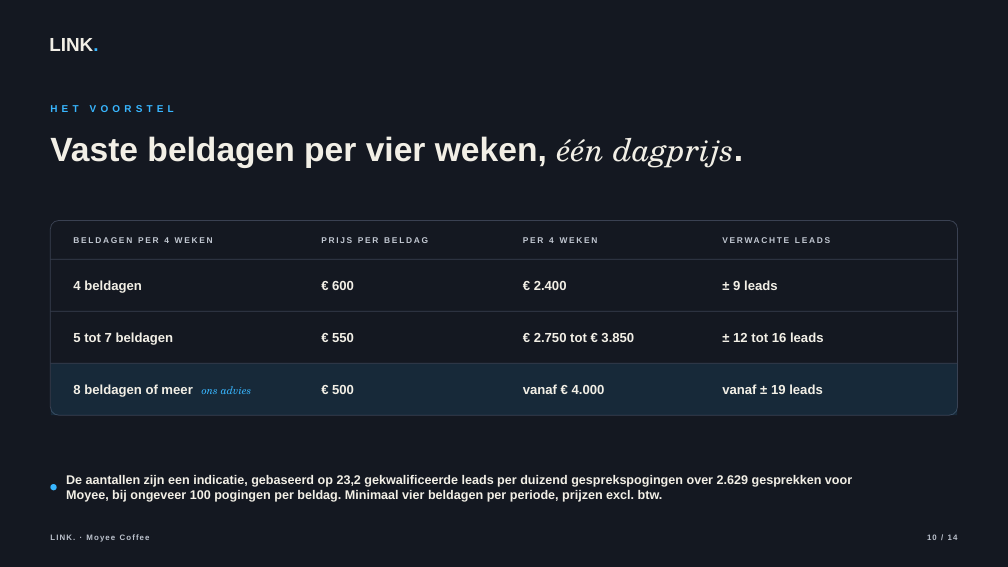
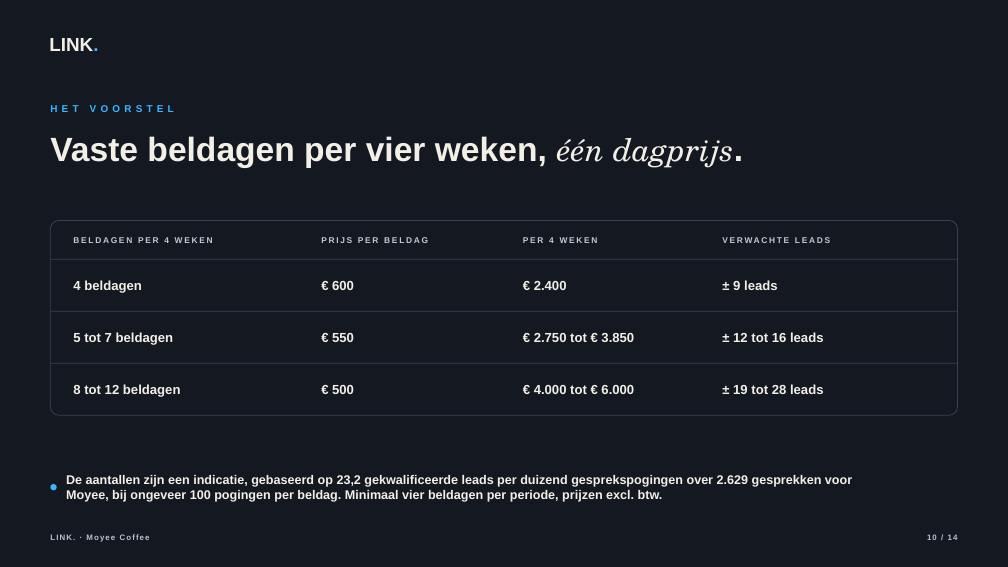
Before and after one commit to hens-lang/Test, a slide deck: slide 10 of output/LINK. voorstel Moyee Coffee.pptx. Drawn at 1008x567 pixels with LibreOffice and Linux fonts; fonts in the diff are those of the drawing. Boxes give left, top, right and bottom in pixels: in the first picture for what was removed or moved away, otherwise in the second. Text is boxed around its words. In the diff, an @@ line names an element or a change of style, - is before the commit and + after.

```diff
--- a/output/LINK. voorstel Moyee Coffee.pptx
+++ b/output/LINK. voorstel Moyee Coffee.pptx
@@ rectangle removed at (51,364,957,416) @@
@@ text at (73,384,181,397): text changed @@
-8 beldagen of meer ons advies
+8 tot 12 beldagen
@@ text at (534,385,634,394): text changed @@
-vanaf € 4.000
+€ 4.000 tot € 6.000
@@ text at (733,384,824,394): text changed @@
-vanaf ± 19 leads
+± 19 tot 28 leads
```
Also in this commit, not shown: 2 other slides changed, 12 other files.
